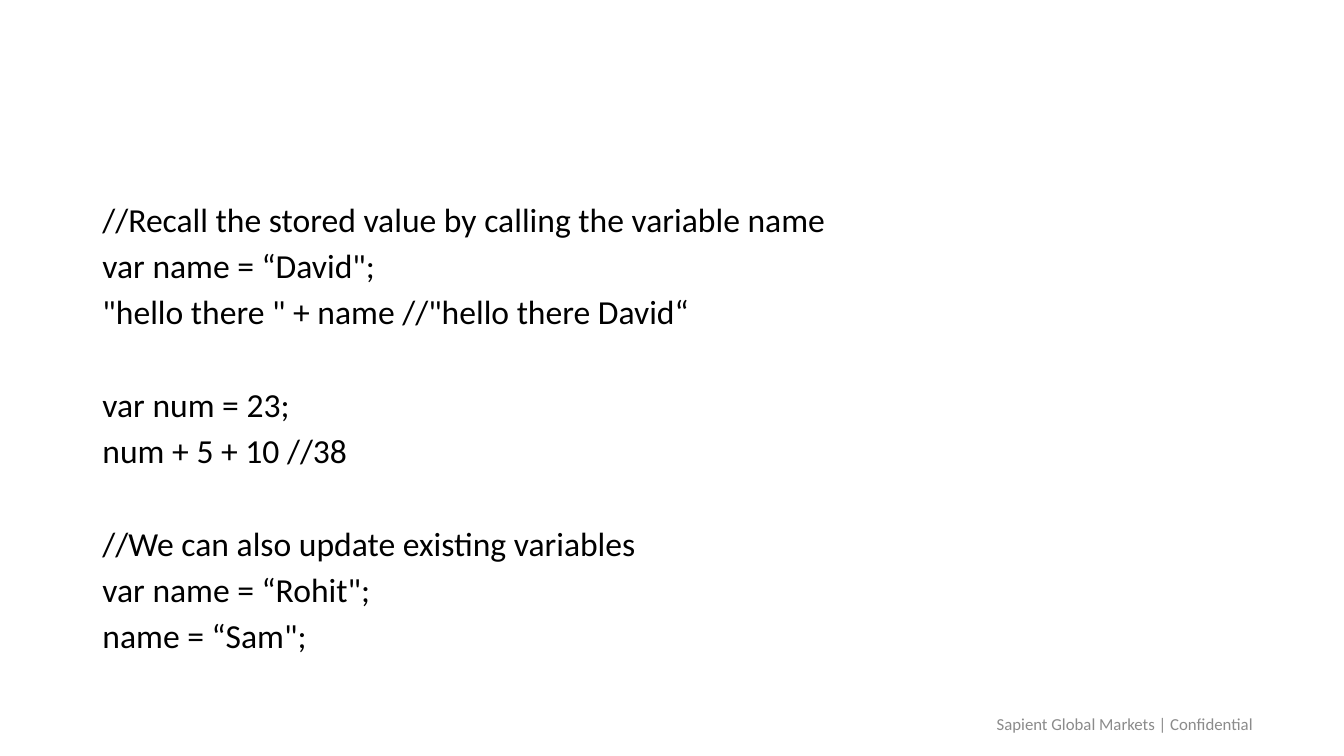
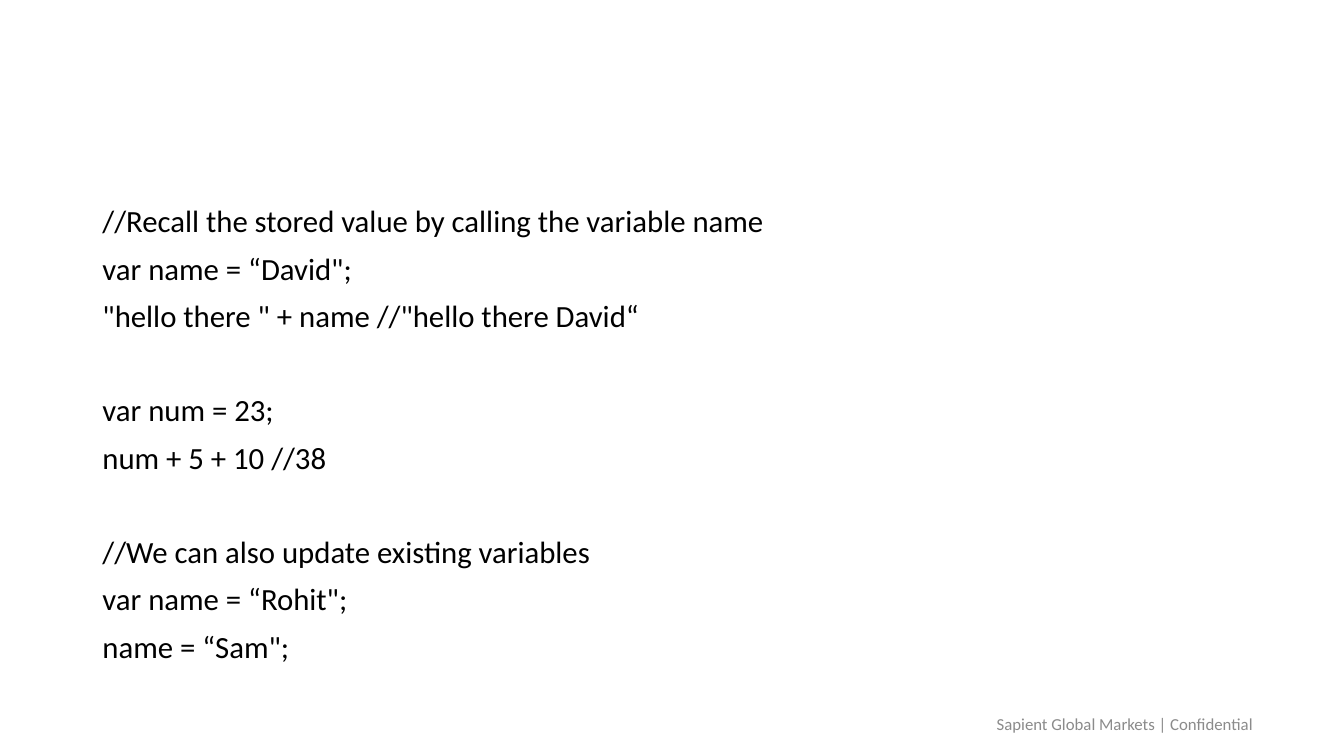
Before and after one commit to himanshu323/demoWebDev, a slide deck: slide 18 of Javascript.pptx. Drawn at 1344x756 pixels with LibreOffice and Linux fonts; fonts in the diff are those of the drawing; background and template pictures are left out. Boxes give left, top, right and bottom in pixels: in the first picture for what was removed or moved away, otherwise in the second. Text is boxed around its words. In the diff, an @@ line names an element or a change of style, - is before the commit and + after.

```diff
--- a/Javascript.pptx
+++ b/Javascript.pptx
@@ text "//Recall the stored value by ..." at [102, 210, 764, 662]: size 24.1 to 22 pt; line spacing 0.8 to 0.9 @@
```
Also in this commit, not shown: 6 other slides changed, 13 slides added, 2 slides removed, 21 other files.
